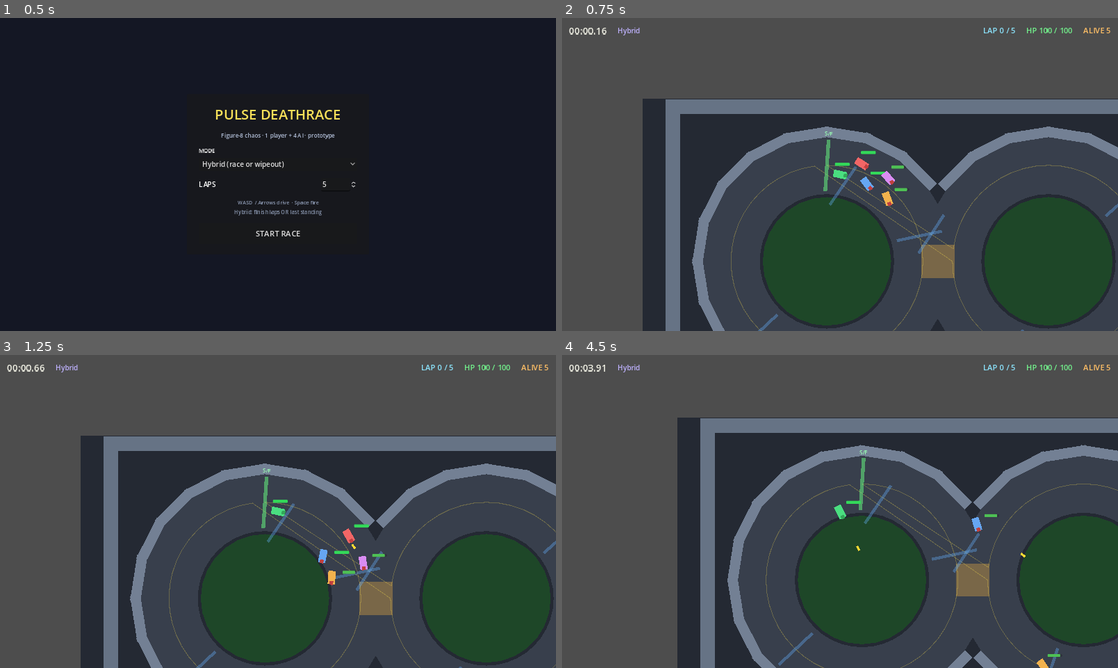
Above: before the commit, frames 1-4 (two rows, left to right).
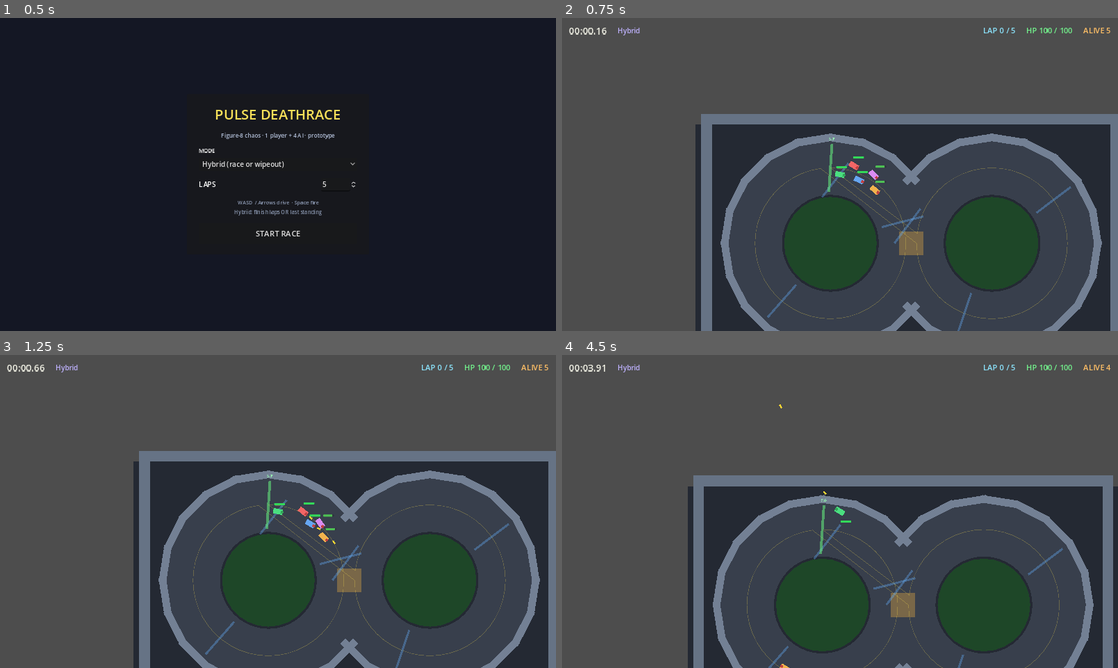
Above: after the commit, the same moments.

Repository: Jackthegr8at/PULSE_DeathRace
Game: Godot game, scene res://scenes/Setup.tscn
Two runs of this game, one before a commit and one after it. Both use one fixed random seed, a clock stepped at 60 frames per second and the inputs below.
Inputs:
- Up to frame 1 (0.5 s): no input
- Up to frame 2 (0.75 s): click "START RACE" at 0.5 s
- Up to frame 3 (1.25 s): no input
- Up to frame 4 (4.5 s): hold D (steer_right) 1.28-2.03 s; tap Space (fire) every 0.75 s from 1.35 to 4.35 s; hold S (brake) 2.03-2.78 s; hold D (steer_right) 2.78-3.53 s; hold W (accelerate) 3.53-4.28 s; hold A (steer_left) from 4.28 s (still down)

Frame 1 is identical in both runs. In frame 2, 39% of the frame differs, in the area x 14-100%, y 25-100%; in frame 3, 39%; in frame 4, 45%, in the area x 20-100%, y 3-100%.

Commit message:
fix: make car handling slower and more arcade-friendly
Use facing-aligned speed, lower top speed, tighter turns, wider track,
and a more zoomed-out camera so the figure-8 is easier to drive.

Diff:
--- a/scenes/cars/PlayerCar.tscn
+++ b/scenes/cars/PlayerCar.tscn
@@ -63,5 +63,5 @@
 
 [node name="Camera2D" type="Camera2D" parent="."]
 position_smoothing_enabled = true
-position_smoothing_speed = 6.0
-zoom = Vector2(0.85, 0.85)
+position_smoothing_speed = 5.0
+zoom = Vector2(0.62, 0.62)
--- a/scripts/cars/AICar.gd
+++ b/scripts/cars/AICar.gd
@@ -2,10 +2,10 @@
 ## Basic AI: follow track Path2D with look-ahead and shoot cars in a forward cone.
 
 @export_group("AI Pathing")
-@export var path_look_ahead: float = 90.0 ## Pixels ahead along the path
+@export var path_look_ahead: float = 110.0 ## Pixels ahead along the path
 @export var path_repath_rate: float = 0.05
-@export var arrive_throttle: float = 1.0
-@export var corner_speed_factor: float = 0.75
+@export var arrive_throttle: float = 0.72 ## Not full send — easier for player to read
+@export var corner_speed_factor: float = 0.4
 
 @export_group("AI Combat")
 @export var detect_range: float = 380.0
@@ -73,10 +73,10 @@
 	var desired_angle := to_target.angle()
 	var angle_diff := wrapf(desired_angle - rotation, -PI, PI)
 
-	set_steer(clampf(angle_diff * 1.8, -1.0, 1.0))
+	set_steer(clampf(angle_diff * 2.2, -1.0, 1.0))
 
-	# Ease throttle when we need a sharp turn
-	var turn_severity := clampf(absf(angle_diff) / (PI * 0.5), 0.0, 1.0)
+	# Ease throttle hard on corners so AI (and pack) stay on the ribbon
+	var turn_severity := clampf(absf(angle_diff) / (PI * 0.4), 0.0, 1.0)
 	var thr := lerpf(arrive_throttle, corner_speed_factor, turn_severity)
 	set_throttle(thr)
 
--- a/scripts/cars/Car.gd
+++ b/scripts/cars/Car.gd
@@ -12,19 +12,23 @@
 const MissileScene: PackedScene = preload("res://scenes/cars/Missile.tscn")
 
 @export_group("Movement")
-@export var max_speed: float = 420.0
-@export var acceleration: float = 900.0
-@export var reverse_speed: float = 180.0
-@export var turn_speed: float = 3.2 ## Radians per second at full steer while moving
-@export var friction: float = 600.0
-@export var wall_slowdown_factor: float = 0.55 ## Multiplier applied to velocity on wall hit
-@export var min_speed_to_turn: float = 20.0
+## Tuned for readable figure-8 control (arcade: speed follows facing).
+@export var max_speed: float = 230.0
+@export var acceleration: float = 380.0
+@export var brake_force: float = 520.0 ## How fast you scrub speed when holding reverse while moving forward
+@export var reverse_speed: float = 110.0
+@export var reverse_acceleration: float = 280.0
+@export var turn_speed: float = 4.6 ## Radians/sec at full steer (higher = tighter turns)
+@export var turn_speed_min_factor: float = 0.55 ## Turn authority at standstill / crawl (easier recovery)
+@export var friction: float = 280.0 ## Coast slowdown when no throttle
+@export var wall_slowdown_factor: float = 0.4 ## Velocity kept after wall scrape
+@export var wall_bounce: float = 0.15 ## Small push-off along wall normal so you don't glue to walls
 
 @export_group("Combat")
 @export var max_health: float = 100.0
 @export var fire_cooldown: float = 0.55
 @export var missile_damage: float = 15.0
-@export var missile_speed: float = 700.0
+@export var missile_speed: float = 520.0
 @export var muzzle_offset: float = 28.0
 
 @export_group("Identity")
@@ -43,6 +47,8 @@
 var steer_input: float = 0.0 ## -1..1
 var _cooldown_left: float = 0.0
 var _match_over: bool = false
+## Signed speed along facing (+ forward, - reverse). Arcade model = easy aiming.
+var _speed: float = 0.0
 
 ## Lap / race state (used when MatchConfig.uses_laps())
 var next_checkpoint: int = 0
@@ -82,6 +88,8 @@
 	if over:
 		throttle_input = 0.0
 		steer_input = 0.0
+		_speed = 0.0
+		velocity = Vector2.ZERO
 
 
 func setup_lap_tracking(checkpoint_count: int) -> void:
@@ -104,42 +112,45 @@
 
 
 func _apply_vehicle_physics(delta: float) -> void:
-	var speed := velocity.length()
-
-	# Turn more when moving; slight turn authority when nearly stopped for feel
-	var turn_factor := clampf(speed / maxf(min_speed_to_turn, 1.0), 0.15, 1.0)
-	if absf(throttle_input) > 0.05 or speed > min_speed_to_turn:
-		rotation += steer_input * turn_speed * turn_factor * delta
+	# --- Arcade top-down: you always drive where the nose points ---
+	# (Old model accumulated sideways momentum and felt like ice into walls.)
+
+	# Turn: still effective at low speed so you can unstick from walls
+	var speed_ratio := clampf(absf(_speed) / maxf(max_speed, 1.0), 0.0, 1.0)
+	var turn_factor := lerpf(turn_speed_min_factor, 1.0, speed_ratio)
+	rotation += steer_input * turn_speed * turn_factor * delta
+
+	if throttle_input > 0.05:
+		_speed += acceleration * throttle_input * delta
+	elif throttle_input < -0.05:
+		if _speed > 5.0:
+			# Holding "back" while going forward = brake (not reverse yet)
+			_speed -= brake_force * absf(throttle_input) * delta
+		else:
+			_speed -= reverse_acceleration * absf(throttle_input) * delta
+	else:
+		_speed = move_toward(_speed, 0.0, friction * delta)
+
+	_speed = clampf(_speed, -reverse_speed, max_speed)
 
 	var forward := Vector2.RIGHT.rotated(rotation)
-
-	if throttle_input > 0.0:
-		velocity += forward * acceleration * throttle_input * delta
-	elif throttle_input < 0.0:
-		velocity += forward * acceleration * 0.7 * throttle_input * delta
-	else:
-		# Coast friction
-		var fric := friction * delta
-		if speed <= fric:
-			velocity = Vector2.ZERO
-		else:
-			velocity = velocity.move_toward(Vector2.ZERO, fric)
-
-	# Clamp forward/reverse max speeds
-	var max_allowed := max_speed if velocity.dot(forward) >= 0.0 else reverse_speed
-	if velocity.length() > max_allowed:
-		velocity = velocity.limit_length(max_allowed)
-
-	var collision := move_and_slide()
-	if collision or get_slide_collision_count() > 0:
-		# Slow down when scraping walls / other bodies
+	velocity = forward * _speed
+
+	move_and_slide()
+
+	if get_slide_collision_count() > 0:
 		for i in get_slide_collision_count():
 			var col := get_slide_collision(i)
-			if col:
-				var collider := col.get_collider()
-				if collider is StaticBody2D:
-					velocity *= wall_slowdown_factor
-					break
+			if col == null:
+				continue
+			var collider := col.get_collider()
+			if collider is StaticBody2D:
+				# Kill speed and nudge off the wall so recovery is easy
+				_speed *= wall_slowdown_factor
+				velocity = forward * _speed
+				velocity += col.get_normal() * maxf(absf(_speed), 40.0) * wall_bounce
+				_speed = velocity.dot(forward)
+				break
 
 
 func try_fire() -> bool:
@@ -193,6 +204,7 @@
 	if not is_alive:
 		return
 	is_alive = false
+	_speed = 0.0
 	velocity = Vector2.ZERO
 	if death_particles:
 		death_particles.emitting = true
--- a/scripts/tracks/Track.gd
+++ b/scripts/tracks/Track.gd
@@ -11,8 +11,8 @@
 ## Centers and radii for the two loops (world units).
 @export var left_center: Vector2 = Vector2(700, 520)
 @export var right_center: Vector2 = Vector2(1300, 520)
-@export var loop_radius: float = 260.0
-@export var track_half_width: float = 78.0
+@export var loop_radius: float = 280.0
+@export var track_half_width: float = 100.0 ## Wider lane = fewer accidental wall rides
 
 var race_path: Path2D
 var spawn_markers: Array[Marker2D] = []
